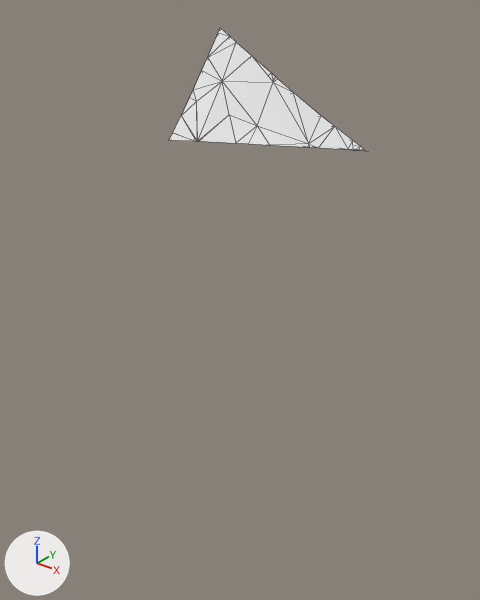
A saved change to the glTF model assets/terrain/surface_pieces/surf_8_5.glb.
Camera for both pictures: a 50 mm lens placed at (-60.94, 74.28, -27.2), pointed at (-67.32, 82.27, -32.15). Lighting does not change. The marker at lower left points along +X, +Y and +Z. The older version comes first. Mesh edges are drawn as thin lines. Where no turn or scale is listed for an object, it has been applied to the vertices.

Names of what the first picture shows: 'geometry_0'.
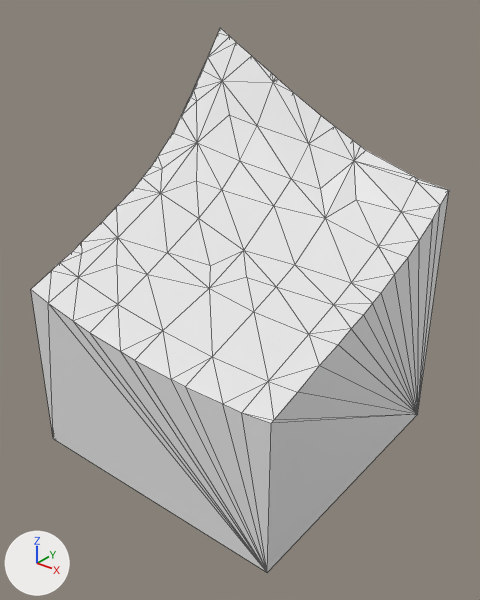
Changed parts and their boxes (x1, y1, x2, y2) in the pictures (480 x 600 px):
'geometry_0', reshaped (111% wider, 340% taller)
    before: (169, 28, 367, 151)
    after: (31, 28, 449, 573)
part 1 of me_geometry_0, built on
    before: (169, 82, 367, 151)
    after: (31, 82, 449, 573)

What changed in the scene script:
```text
Change me_geometry_0:
    used by ob_geometry_0; location = (0.0, 0.0, 0.0)
    remove me_geometry_0.from_pydata(...)  # 44 vertices, 84 faces; spans x -70.0..-66.58, y 83.41..85.0, z -30.0..-28.09
    add me_geometry_0.from_pydata(...)  # 104 vertices, 204 faces; spans x -70.0..-65.0, y 80.0..85.0, z -35.0..-28.09
    me_geometry_0 part 1
    18 vertices are removed from x -70.0..-66.58, y 83.41..85.0, z -30.0
    63 faces are deleted
    78 vertices are added at x -70.0..-65.0, y 80.0..85.0, z -35.0..-30.03
    183 new faces join them
```
